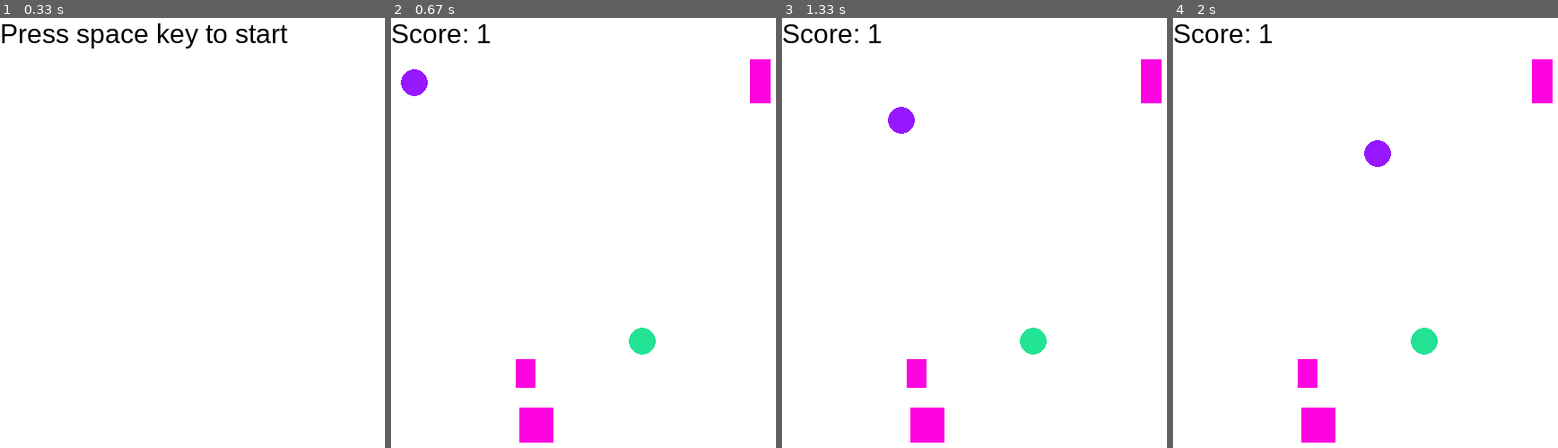
Above: before the commit, frames 1-4 (left to right).
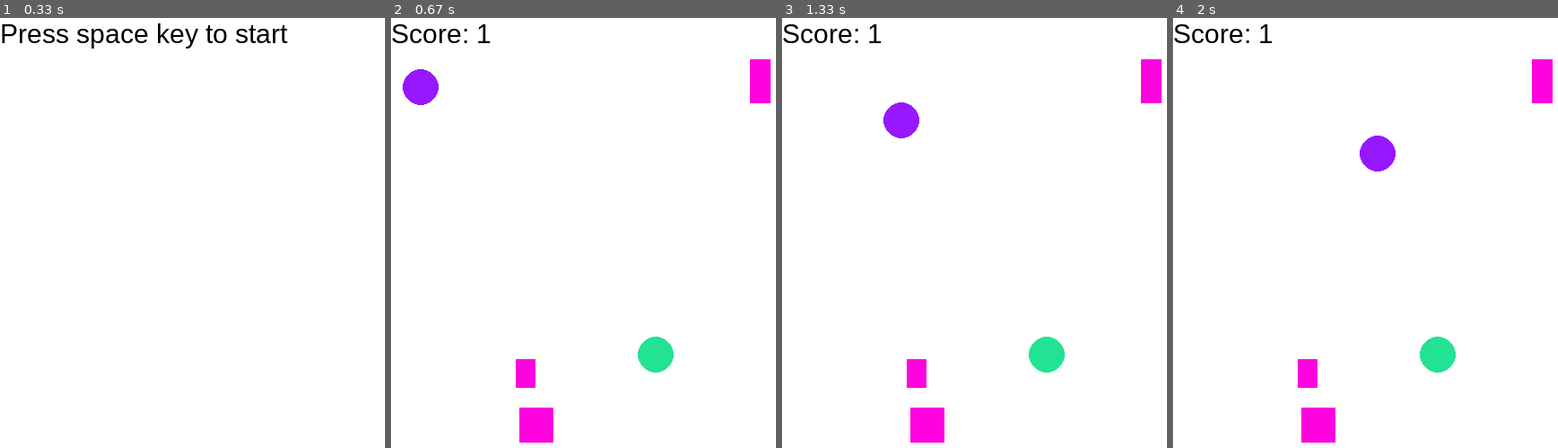
Above: after the commit, the same moments.

Repository: liuji1031/snake_pygame
Game: pygame game, started from main.py
The game is run twice, just before and just after one commit, with the same random seed, the same clock (stepped at 60 frames per second) and the same inputs.
Inputs (mouse positions are in pixels of both pictures, inside the frame that each line leads up to):
- Up to frame 1 (0.33 s): no input
- Up to frame 2 (0.67 s): tap Space at 0.33 s
- Up to frame 3 (1.33 s): click (897, 245) at 0.72 s; click (1070, 86) at 1.05 s
- Up to frame 4 (2 s): click (1407, 91) at 1.38 s; click (1404, 288) at 1.72 s

Frame 1 is identical in both runs. In frame 2, 1.0% of the frame differs, in the area x 2-74%, y 11-83%; in frame 3, 1.0%; in frame 4, 1.0%.

Commit message:
update using the notebook file

Diff:
--- a/main.py
+++ b/main.py
@@ -1,5 +1,5 @@
+# %%
 import numpy as np
-import asyncio
 import pygame
 from pygame.locals import (
     K_r,
@@ -8,15 +8,19 @@
     KEYDOWN,
     QUIT,
 )
-WIDTH = 500
-HEIGHT = 500
-n_obstacle = 3
 pygame.init()
 myfont = pygame.font.SysFont("Arial", 30)
 
-
+# %%
 class Node(pygame.sprite.Sprite):
-
+    """node of the snake
+
+    Args:
+        pygame (_type_): _description_
+
+    Returns:
+        _type_: _description_
+    """
     COLOR_INIT = (34, 227, 147)
     COLOR_CAPTURED = (151, 23, 255)
     COLOR_COLLISION = (255, 0, 0)
@@ -24,8 +28,7 @@
     DIST = 20
     Kp = 0.1
     Kd = Kp/3.
-    BUFFER_SIZE = 20
-    R=15
+    R=20
 
     def __init__(self, x=0, y=0,
                  coef=0.9):
@@ -52,7 +55,6 @@
         return self.rect.x+Node.R, self.rect.y+Node.R
 
     def update(self,x,y, head=True):
-
         if head:
             self._update_head(x,y)
         else:
@@ -64,6 +66,13 @@
                             radius=Node.R)
 
     def _update_head(self, x, y):
+        """the update logic for the head node,
+        which follows the smoothed target point, i.e., mouse position
+
+        Args:
+            x (_type_): x position of the mouse
+            y (_type_): y position of the mouse
+        """
         cx,cy = self.center
         if self.target_x is None:
             self.target_x = x
@@ -87,6 +96,13 @@
         self.rect.y += dy
 
     def _update(self, x, y):
+        """update logic of non-head nodes,
+        simply set to the corresponding coord
+
+        Args:
+            x (_type_): _description_
+            y (_type_): _description_
+        """
         self.rect.x = x-Node.R
         self.rect.y = y-Node.R
 
@@ -114,9 +130,17 @@
     return l
 
 class Snake():
+    """the snake class that contains the head and the body, is represented using
+    a singly linked list. The head is the first node and the body is the rest of
+    the nodes.
+
+    Returns:
+        _type_: _description_
+    """
     COLLISION_SELF = 1
     COLLISION_WALL = 2
     COLLISION_OBS = 3
+
     def __init__(self,init_node,
                  width,height) -> None:
         self.body = pygame.sprite.Group()
@@ -131,48 +155,74 @@
         self.canvas_height = height
 
     def update(self,x,y):
+        """update the snake. the trajectory of the head is stored in a buffer
+        and the cumulative length of the trajectory is stored in traj_cum_len.
+        each segment's position is calculated based on the interpolated coord,
+        using the distance from the segment to the head. The interpolation is
+        calculated using binary search on the cumulative length of the traj.
+
+        Args:
+            x (_type_): x of the mouse position
+            y (_type_): y of the mouse position
+        """
+
         # update head trajectory
         cx,cy = self.head.center
         px,py = self.head_traj[0]
         self.head_traj.insert(0, [cx,cy])
 
+        # update cumulative length
         d = np.sqrt((cx-px)**2 + (cy-py)**2)
         for i, _ in enumerate(self.traj_cum_len):
             self.traj_cum_len[i] += d
         self.traj_cum_len.insert(0, 0.0)
 
+        # remove old trajectory if longer than needed
         while self.traj_cum_len[-1] > self.seg_len*(self.n_nodes+1):
             self.traj_cum_len.pop(-1)
             self.head_traj.pop(-1)
             if len(self.head_traj) == 0:
                 break
 
+        # update head
         self.head.update(x,y,head=True)
+
+        # update body
         next = self.head.next
         ind = 1
         k_prev = None
         while next:
             next:Node
             sl = ind*self.seg_len
+            # use binary search to find the pair of stored coordinate points
+            # to interpolate the segment's position
             k = binary_search(self.traj_cum_len, sl, k_prev)
             if k<=0 or k>=len(self.traj_cum_len):
                 break
+
+            # store found index, so next time we can start from there, instead
+            # of starting at 0
             k_prev = k
-            # print(f"found {k}")
-            # print(len(self.traj_cum_len),len(self.head_traj))
+
+            # do interpolation and found x, y
             rho = (sl-self.traj_cum_len[k-1]) / \
                 (self.traj_cum_len[k]-self.traj_cum_len[k-1])
             x = (1-rho)*self.head_traj[k-1][0] + \
                 rho*self.head_traj[k][0]
             y = (1-rho)*self.head_traj[k-1][1] + \
                 rho*self.head_traj[k][1]
+
+            # update body segment
             next.update(x,y,head=False)
+
+            # move on to the next segment
             next = next.next
             ind+=1
 
     def capture(self, node : Node):
-        """check if head is within some threshold of the rogue
-        node
+        """check if head is within some threshold of the food node
+        node. if so, add the node to the snake as the new head, and move the old
+        head to the body.
 
         Args:
             node (_type_): _description_
@@ -192,7 +242,7 @@
         return 0
 
     def check_collision(self, all_obs:pygame.sprite.Group):
-        """check if head has collided with the body
+        """check if head has collided with the body / wall / obstacle
         """
         if self._check_collision_self():
             return Snake.COLLISION_SELF
@@ -229,6 +279,9 @@
         return False
 
 class NodeSpawner:
+    """node spawning class, that spawns a node at a random location that does
+    not collide with any other nodes or obstacles
+    """
     def __init__(self,
                  all_nodes,
                  all_obs,
@@ -253,6 +306,12 @@
         return Node(x,y)
 
 class Obstacle(pygame.sprite.Sprite):
+    """obstacle class that spawns a random rectangular obstacle at a random
+    location. overlapping with each other is fine
+
+    Args:
+        pygame (_type_): _description_
+    """
     MAX_SIZE = 60
     MIN_SIZE = 20
     COLOR = (252, 3, 223)
@@ -270,7 +329,22 @@
     def update(self):
         pass
 
+# %%
+# Set up the drawing window
+WIDTH = 500
+HEIGHT = 500
+n_obstacle = 3
+
+screen = pygame.display.set_mode([WIDTH, HEIGHT])
+clock = pygame.time.Clock()
+
 def wait_for_start(screen, clock):
+    """wait for the player to press space key to start the game
+
+    Args:
+        screen (_type_): _description_
+        clock (_type_): _description_
+    """
     screen.fill((255, 255, 255))
     text = myfont.render(f"Press space key to start", 1, (0,0,0))
     screen.blit(text, (0, 0))
@@ -286,6 +360,12 @@
         clock.tick(30)
 
 def play(screen, clock):
+    """handles the main game loop
+
+    Args:
+        screen (_type_): _description_
+        clock (_type_): _description_
+    """
     running = True
 
     # spawn obstacles
@@ -306,7 +386,7 @@
     new_node = spawner.spawn()
     all_nodes.add(new_node)
 
-    # Main loop
+    # main loop
     spawn_counter = 1
     capture_counter = 0
     game_over = False
@@ -361,7 +441,16 @@
         pygame.display.update()
         clock.tick(30)
 
-def exit_game(screen, clock):
+def exit(screen, clock):
+    """user chooses to exit or restart the game
+
+    Args:
+        screen (_type_): _description_
+        clock (_type_): _description_
+
+    Returns:
+        _type_: _description_
+    """
     screen.fill((255, 255, 255))
     text = myfont.render(f"Press R (reset) / Esc (exit)", 1, (0,0,0))
     screen.blit(text, (0, 0))
@@ -383,13 +472,11 @@
         clock.tick(30)
     return exit
 
-screen = pygame.display.set_mode([WIDTH, HEIGHT])
-clock = pygame.time.Clock()
 wait_for_start(screen, clock)
 while True:
     play(screen, clock)
     pygame.time.wait(2000)
-    if exit_game(screen, clock):
+    if exit(screen, clock):
         break
 
 pygame.quit()
